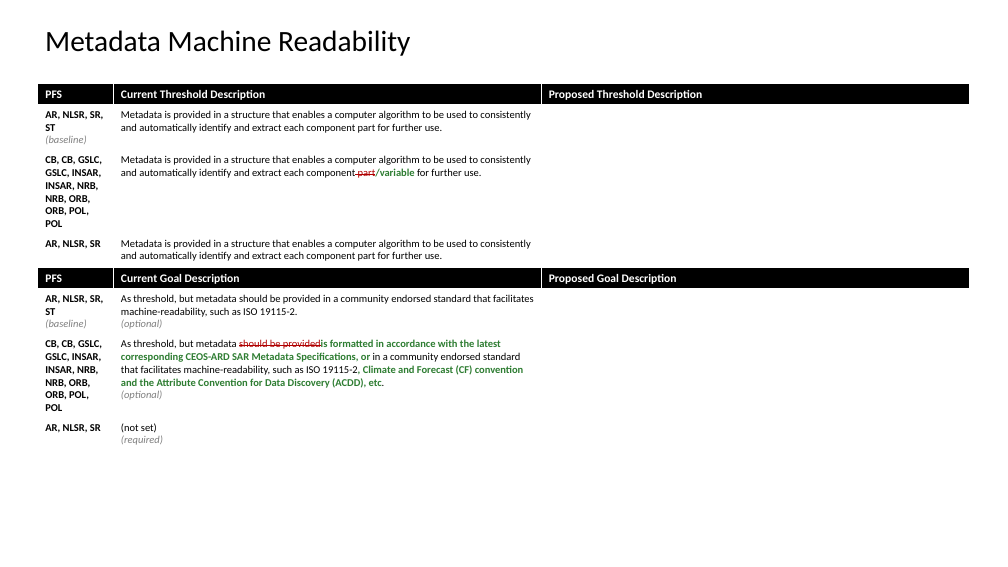
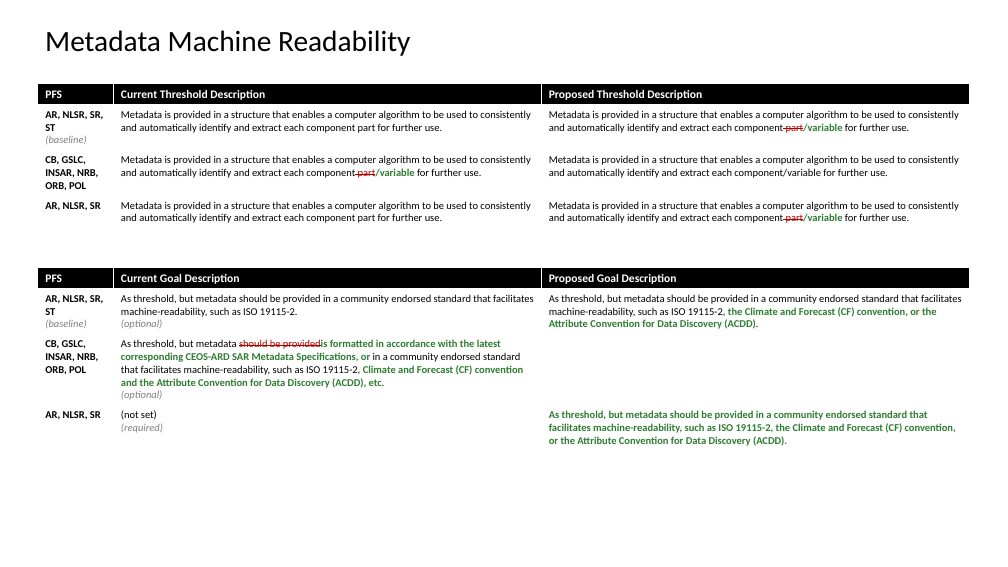
Before and after one commit to ceos-org/ceos-ard, a slide deck: slide 44 of differences.pptx (slide 27 before the commit). Drawn at 1008x567 pixels with LibreOffice and Linux fonts; fonts in the diff are those of the drawing. Boxes give left, top, right and bottom in pixels: in the first picture for what was removed or moved away, otherwise in the second. Text is boxed around its words. In the diff, an @@ line names an element or a change of style, - is before the commit and + after.

```diff
--- a/differences.pptx
+++ b/differences.pptx
@@ table at (38, 83, 969, 227) @@
-row 2, column 3: 
+row 2, column 3: Metadata is provided in a structure that enables a computer algorithm to be used to consistently and automatically identify and extract each component part/variable for further use.
-row 3, column 1: CB, CB, GSLC, GSLC, INSAR, INSAR, NRB, NRB, ORB, ORB, POL, POL
+row 3, column 1: CB, GSLC, INSAR, NRB, ORB, POL
-row 3, column 3: 
+row 3, column 3: Metadata is provided in a structure that enables a computer algorithm to be used to consistently and automatically identify and extract each component/variable for further use.
-row 4, column 3: 
+row 4, column 3: Metadata is provided in a structure that enables a computer algorithm to be used to consistently and automatically identify and extract each component part/variable for further use.
@@ table at (38, 267, 969, 450) @@
-row 2, column 3: 
+row 2, column 3: As threshold, but metadata should be provided in a community endorsed standard that facilitates machine-readability, such as ISO 19115-2, the Climate and Forecast (CF) convention, or the Attribute Convention for Data Discovery (ACDD).
-row 3, column 1: CB, CB, GSLC, GSLC, INSAR, INSAR, NRB, NRB, ORB, ORB, POL, POL
+row 3, column 1: CB, GSLC, INSAR, NRB, ORB, POL
-row 4, column 3: 
+row 4, column 3: As threshold, but metadata should be provided in a community endorsed standard that facilitates machine-readability, such as ISO 19115-2, the Climate and Forecast (CF) convention, or the Attribute Convention for Data Discovery (ACDD).
```
Also in this commit, not shown: 33 other slides changed, 40 slides added, 3 other files.
